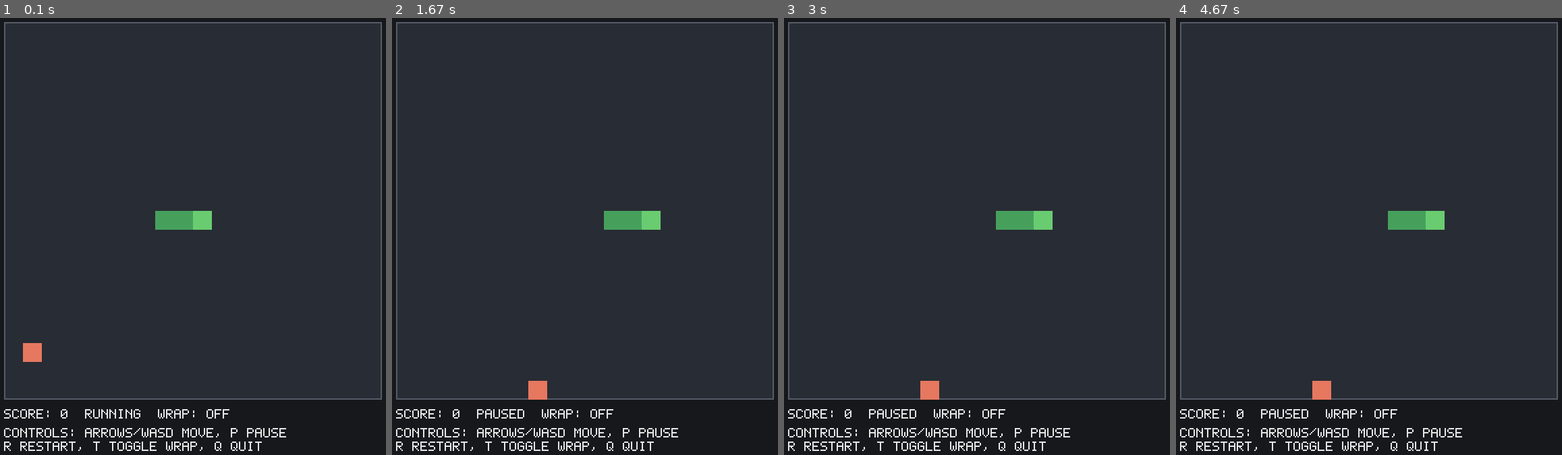
Above: before the commit, frames 1-4 (left to right).
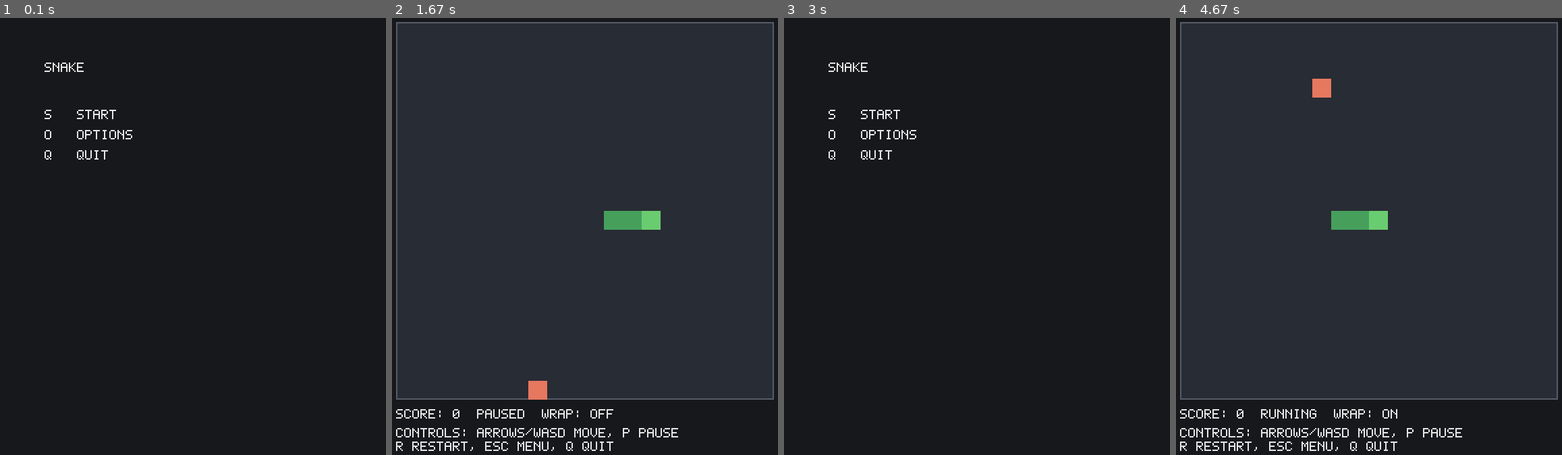
Above: after the commit, the same moments.

Repository: hruhek/snake-game
Game: pygame game, started from src/snake_game/pygame_ui.py
Same seed, same stepped clock (60 frames per second), same inputs: the game is played once before the commit and once after it.
Inputs:
- Up to frame 1 (0.1 s): no input
- Up to frame 2 (1.67 s): hold S 0.33-0.8 s; hold Right 0.33-0.8 s; hold R 0.83-1.3 s; hold Right 0.83-1.3 s; hold P from 1.33 s (still down); hold Right from 1.33 s (still down)
- Up to frame 3 (3 s): release P at 1.8 s; release Right at 1.8 s; tap Enter at 1.83 s; hold Esc 2.17-2.63 s; tap Up at 2.67 s
- Up to frame 4 (4.67 s): hold O 3-3.47 s; hold W 3.5-3.97 s; hold Up 3.5-3.97 s; hold Esc 4-4.6 s; hold Up 4-4.6 s; hold W 4-4.6 s; tap Enter at 4.63 s

The runs differ from the first frame. In frame 1, 3.7% of the frame differs, in the area x 1-99%, y 0-100%; in frame 2, 0.3%; in frame 3, 3.7%; in frame 4, 2.2%.

Commit message:
feat: add menu/options/gameover states to Pygame UI

Diff:
--- a/src/snake_game/pygame_ui.py
+++ b/src/snake_game/pygame_ui.py
@@ -15,6 +15,17 @@
     GameProtocol,
     WraparoundGameFactory,
 )
+from snake_game.settings import (
+    SPEED_TICK_INTERVALS,
+    Settings,
+    SettingsStore,
+    SpeedPreset,
+)
+
+MENU = "menu"
+OPTIONS = "options"
+PLAYING = "playing"
+GAME_OVER = "game_over"
 
 KEY_MAP = {
     pygame.K_UP: UP,
@@ -31,7 +42,6 @@
 PADDING = 20
 INFO_HEIGHT = 92
 FPS = 60
-TICK_SECONDS = 0.12
 
 COLOR_BG = (22, 24, 28)
 COLOR_GRID = (40, 44, 52)
@@ -83,10 +93,13 @@
 
 
 def _main() -> None:
+    settings_store = SettingsStore()
+    settings = settings_store.load()
+
     width = 20
     height = 20
-    wraparound_enabled = False
-    game = _create_game(wraparound_enabled, width, height)
+    wraparound_enabled = settings.wrap
+    game = _create_game(wraparound_enabled, width, height, settings.speed_preset)
     paused = False
 
     def _paused_getter() -> bool:
@@ -110,54 +123,162 @@
     clock = pygame.time.Clock()
     time_since_tick = 0.0
     running = True
-
-    _render(screen, game, paused, wraparound_enabled, grid_w, grid_h)
+    current_state = MENU
+
+    tick_interval = SPEED_TICK_INTERVALS[settings.speed_preset]
+    game_over_timer = 0.0
+
+    _render_menu(screen)
 
     while running:
         dt = clock.tick(FPS) / 1000
-        time_since_tick += dt
 
         for event in pygame.event.get():
             if event.type == pygame.QUIT:
                 running = False
             elif event.type == pygame.KEYDOWN:
-                if event.key in KEY_MAP:
-                    game.set_direction(KEY_MAP[event.key])
-                elif event.key == pygame.K_q:
-                    running = False
-                elif event.key == pygame.K_p:
-                    paused = not paused
-                    _render(screen, game, paused, wraparound_enabled, grid_w, grid_h)
-                elif event.key == pygame.K_r:
-                    game.reset()
-                    paused = False
-                    time_since_tick = 0.0
-                    _render(screen, game, paused, wraparound_enabled, grid_w, grid_h)
-                elif event.key == pygame.K_t:
-                    wraparound_enabled = not wraparound_enabled
-                    game = _create_game(wraparound_enabled, width, height)
-                    observer = _PygameObserver(
-                        screen,
-                        game,
-                        _paused_getter,
-                        _wraparound_getter,
-                        grid_w,
-                        grid_h,
-                    )
-                    game.add_observer(observer)
-                    paused = False
-                    time_since_tick = 0.0
-                    _render(screen, game, paused, wraparound_enabled, grid_w, grid_h)
-
-        if not paused and time_since_tick >= TICK_SECONDS:
-            game.step()
-            time_since_tick = 0.0
-
-        if paused:
+                if current_state == MENU:
+                    if event.key in (pygame.K_s, pygame.K_RETURN):
+                        current_state = PLAYING
+                        game = _create_game(
+                            wraparound_enabled, width, height, settings.speed_preset
+                        )
+                        game.add_observer(
+                            _PygameObserver(
+                                screen,
+                                game,
+                                _paused_getter,
+                                _wraparound_getter,
+                                grid_w,
+                                grid_h,
+                            )
+                        )
+                        paused = False
+                        time_since_tick = 0.0
+                        _render_game(
+                            screen, game, paused, wraparound_enabled, grid_w, grid_h
+                        )
+                    elif event.key in (pygame.K_o,):
+                        current_state = OPTIONS
+                        _render_options(screen, settings)
+                    elif event.key == pygame.K_q:
+                        running = False
+
+                elif current_state == OPTIONS:
+                    if event.key == pygame.K_UP:
+                        presets = list(SpeedPreset)
+                        idx = presets.index(settings.speed_preset)
+                        settings = Settings(
+                            speed_preset=presets[(idx - 1) % len(presets)],
+                            wrap=settings.wrap,
+                        )
+                        tick_interval = SPEED_TICK_INTERVALS[settings.speed_preset]
+                        settings_store.save(settings)
+                        _render_options(screen, settings)
+                    elif event.key == pygame.K_DOWN:
+                        presets = list(SpeedPreset)
+                        idx = presets.index(settings.speed_preset)
+                        settings = Settings(
+                            speed_preset=presets[(idx + 1) % len(presets)],
+                            wrap=settings.wrap,
+                        )
+                        tick_interval = SPEED_TICK_INTERVALS[settings.speed_preset]
+                        settings_store.save(settings)
+                        _render_options(screen, settings)
+                    elif event.key == pygame.K_w:
+                        settings = Settings(
+                            speed_preset=settings.speed_preset,
+                            wrap=not settings.wrap,
+                        )
+                        settings_store.save(settings)
+                        wraparound_enabled = settings.wrap
+                        _render_options(screen, settings)
+                    elif event.key in (pygame.K_ESCAPE,):
+                        current_state = MENU
+                        _render_menu(screen)
+                    elif event.key == pygame.K_q:
+                        running = False
+
+                elif current_state == PLAYING:
+                    if event.key in KEY_MAP:
+                        game.set_direction(KEY_MAP[event.key])
+                    elif event.key == pygame.K_q:
+                        running = False
+                    elif event.key == pygame.K_p:
+                        paused = not paused
+                        _render_game(
+                            screen, game, paused, wraparound_enabled, grid_w, grid_h
+                        )
+                    elif event.key == pygame.K_r:
+                        game.reset()
+                        paused = False
+                        time_since_tick = 0.0
+                        _render_game(
+                            screen, game, paused, wraparound_enabled, grid_w, grid_h
+                        )
+                    elif event.key == pygame.K_ESCAPE:
+                        current_state = MENU
+                        game_over_timer = 0.0
+                        _render_menu(screen)
+
+                elif current_state == GAME_OVER:
+                    pass
+
+        if current_state == PLAYING and not paused:
+            time_since_tick += dt
+            if time_since_tick >= tick_interval:
+                game.step()
+                time_since_tick = 0.0
+                if not game.state.alive:
+                    current_state = GAME_OVER
+                    game_over_timer = 0.0
+
+        if current_state == GAME_OVER:
+            game_over_timer += dt
+            _render_game_over(screen, game.state.score)
+            if game_over_timer >= 2.0:
+                current_state = MENU
+                _render_menu(screen)
+
+        if paused and current_state == PLAYING:
             pygame.display.flip()
 
 
-def _render(
+def _render_menu(screen: _SurfaceLike) -> None:
+    screen.fill(COLOR_BG)
+    _draw_text(screen, "SNAKE", (PADDING + 60, PADDING + 60))
+    _draw_text(screen, "S = START", (PADDING + 60, PADDING + 130))
+    _draw_text(screen, "O = OPTIONS", (PADDING + 60, PADDING + 160))
+    _draw_text(screen, "Q = QUIT", (PADDING + 60, PADDING + 190))
+    pygame.display.flip()
+
+
+def _render_options(screen: _SurfaceLike, settings: Settings) -> None:
+    screen.fill(COLOR_BG)
+    _draw_text(screen, "OPTIONS", (PADDING + 60, PADDING + 40))
+    speed_text = f"SPEED: {settings.speed_preset.value.upper()}"
+    _draw_text(screen, speed_text, (PADDING + 60, PADDING + 110))
+    _draw_text(screen, "UP/DOWN = CHANGE", (PADDING + 60, PADDING + 140))
+    wrap_text = f"WRAP: {'ON' if settings.wrap else 'OFF'}"
+    _draw_text(screen, wrap_text, (PADDING + 60, PADDING + 170))
+    _draw_text(screen, "W = TOGGLE", (PADDING + 60, PADDING + 200))
+    _draw_text(screen, "ESC = BACK  Q = QUIT", (PADDING + 60, PADDING + 240))
+    pygame.display.flip()
+
+
+def _render_game_over(screen: _SurfaceLike, score: int) -> None:
+    surface = cast(pygame.Surface, screen)
+    overlay = pygame.Surface((surface.get_width(), surface.get_height()))
+    overlay.set_alpha(200)
+    overlay.fill((0, 0, 0))
+    surface.blit(overlay, (0, 0))
+    _draw_text(screen, "GAME OVER", (PADDING + 60, PADDING + 80))
+    _draw_text(screen, f"SCORE: {score}", (PADDING + 60, PADDING + 120))
+    _draw_text(screen, "RETURNING TO MENU...", (PADDING + 60, PADDING + 160))
+    pygame.display.flip()
+
+
+def _render_game(
     screen: _SurfaceLike,
     game: GameProtocol,
     paused: bool,
@@ -197,7 +318,7 @@
     wrap_status = "ON" if wraparound_enabled else "OFF"
     status_line = f"Score: {state.score}  {status}  Wrap: {wrap_status}"
     controls_line = "Controls: arrows/WASD move, P pause"
-    controls_line_two = "R restart, T toggle wrap, Q quit"
+    controls_line_two = "R restart, ESC menu, Q quit"
     _draw_text(screen, status_line, (PADDING, PADDING + grid_h + 14))
     _draw_text(screen, controls_line, (PADDING, PADDING + grid_h + 42))
     _draw_text(screen, controls_line_two, (PADDING, PADDING + grid_h + 62))
@@ -205,9 +326,26 @@
     pygame.display.flip()
 
 
-def _create_game(wraparound_enabled: bool, width: int, height: int) -> GameProtocol:
+def _render(
+    screen: _SurfaceLike,
+    game: GameProtocol,
+    paused: bool,
+    wraparound_enabled: bool,
+    grid_w: int,
+    grid_h: int,
+) -> None:
+    _render_game(screen, game, paused, wraparound_enabled, grid_w, grid_h)
+
+
+def _create_game(
+    wraparound_enabled: bool,
+    width: int,
+    height: int,
+    speed: SpeedPreset = SpeedPreset.NORMAL,
+) -> GameProtocol:
     factory = WraparoundGameFactory() if wraparound_enabled else GameFactory()
-    return factory.create(width=width, height=height)
+    tick_interval = SPEED_TICK_INTERVALS[speed]
+    return factory.create(width=width, height=height, tick_interval=tick_interval)
 
 
 def _draw_rect(
--- a/tests/test_pygame_ui.py
+++ b/tests/test_pygame_ui.py
@@ -39,6 +39,12 @@
     monkeypatch.setattr(ui.pygame.event, "get", fake_events)
     monkeypatch.setattr(ui.pygame.time, "Clock", lambda: FakeClock())
     monkeypatch.setattr(ui, "_render", lambda *_args, **_kwargs: None)
+    monkeypatch.setattr(ui, "_render_menu", lambda *_args, **_kwargs: None)
+    monkeypatch.setattr(ui, "_render_options", lambda *_args, **_kwargs: None)
+    monkeypatch.setattr(ui, "_render_game_over", lambda *_args, **_kwargs: None)
+    monkeypatch.setattr(ui, "_render_game", lambda *_args, **_kwargs: None)
+    monkeypatch.setattr(ui.SettingsStore, "load", lambda *args, **kwargs: ui.Settings())
+    monkeypatch.setattr(ui.SettingsStore, "save", lambda *args, **kwargs: None)
 
 
 def test_run_calls_init_and_quit(monkeypatch):
@@ -70,6 +76,7 @@
 
     def fake_events():
         return [
+            SimpleNamespace(type=ui.pygame.KEYDOWN, key=ui.pygame.K_s),
             SimpleNamespace(type=ui.pygame.KEYDOWN, key=ui.pygame.K_UP),
             SimpleNamespace(type=ui.pygame.KEYDOWN, key=ui.pygame.K_p),
             SimpleNamespace(type=ui.pygame.KEYDOWN, key=ui.pygame.K_r),
@@ -91,7 +98,10 @@
     surface = FakeSurface()
 
     def fake_events():
-        return [SimpleNamespace(type=ui.pygame.QUIT)]
+        return [
+            SimpleNamespace(type=ui.pygame.KEYDOWN, key=ui.pygame.K_s),
+            SimpleNamespace(type=ui.pygame.QUIT),
+        ]
 
     patch_main_dependencies(
         monkeypatch, fake_game, surface, fake_events, factory_for_game
@@ -109,6 +119,7 @@
 
     def fake_events():
         return [
+            SimpleNamespace(type=ui.pygame.KEYDOWN, key=ui.pygame.K_s),
             SimpleNamespace(type=ui.pygame.KEYDOWN, key=ui.pygame.K_p),
             SimpleNamespace(type=ui.pygame.QUIT),
         ]
@@ -126,42 +137,22 @@
     assert flips["count"] >= 1
 
 
-def test_main_toggles_wraparound(monkeypatch, fake_game_factory):
-    standard_game = fake_game_factory(snake=((2, 2),))
-    wrap_game = fake_game_factory(snake=((3, 2),))
-    surface = FakeSurface()
-    calls = {"standard": 0, "wrap": 0}
-
-    class StandardFactory:
-        def create(self, width=20, height=15, seed=None):
-            del width, height, seed
-            calls["standard"] += 1
-            return standard_game
-
-    class WrapFactory:
-        def create(self, width=20, height=15, seed=None):
-            del width, height, seed
-            calls["wrap"] += 1
-            return wrap_game
-
-    def fake_events():
-        return [
-            SimpleNamespace(type=ui.pygame.KEYDOWN, key=ui.pygame.K_t),
+def test_main_navigates_to_options(monkeypatch, fake_game_factory, factory_for_game):
+    fake_game = fake_game_factory(snake=((2, 2),))
+    surface = FakeSurface()
+
+    def fake_events():
+        return [
+            SimpleNamespace(type=ui.pygame.KEYDOWN, key=ui.pygame.K_o),
+            SimpleNamespace(type=ui.pygame.KEYDOWN, key=ui.pygame.K_ESCAPE),
             SimpleNamespace(type=ui.pygame.KEYDOWN, key=ui.pygame.K_q),
         ]
 
-    monkeypatch.setattr(ui, "GameFactory", StandardFactory)
-    monkeypatch.setattr(ui, "WraparoundGameFactory", WrapFactory)
-    monkeypatch.setattr(ui.pygame.display, "set_mode", lambda *_args: surface)
-    monkeypatch.setattr(ui.pygame.display, "set_caption", lambda *_args: None)
-    monkeypatch.setattr(ui.pygame.event, "get", fake_events)
-    monkeypatch.setattr(ui.pygame.time, "Clock", lambda: FakeClock())
-    monkeypatch.setattr(ui, "_render", lambda *_args, **_kwargs: None)
-
-    ui._main()
-
-    assert calls["standard"] == 1
-    assert calls["wrap"] == 1
+    patch_main_dependencies(
+        monkeypatch, fake_game, surface, fake_events, factory_for_game
+    )
+
+    ui._main()
 
 
 def test_render_status_and_food(monkeypatch):
@@ -196,7 +187,7 @@
 
     assert any("PAUSED" in text for text in drawn_text)
     assert any("Wrap: ON" in text for text in drawn_text)
-    assert any("toggle wrap" in text for text in drawn_text)
+    assert any("ESC menu" in text for text in drawn_text)
     assert any(color == ui.COLOR_FOOD for color, _width in rect_calls)
 
     rect_calls.clear()
@@ -228,6 +219,15 @@
     assert calls == [("HI", (2, 3), ui.COLOR_TEXT)]
 
 
+def test_pygame_state_constants_defined():
+    from snake_game.pygame_ui import GAME_OVER, MENU, OPTIONS, PLAYING
+
+    assert MENU == "menu"
+    assert OPTIONS == "options"
+    assert PLAYING == "playing"
+    assert GAME_OVER == "game_over"
+
+
 def test_draw_bitmap_text(monkeypatch):
     rect_calls = []
 
@@ -239,3 +239,156 @@
 
     ui._draw_bitmap_text(FakeSurface(), "A?", (0, 0), ui.COLOR_TEXT)
     assert rect_calls
+
+
+def test_render_menu_draws_title_and_options(monkeypatch):
+    drawn_text = []
+
+    def fake_draw_text(_screen, text, _pos):
+        drawn_text.append(text)
+
+    monkeypatch.setattr(ui.pygame, "Rect", FakeRect)
+    monkeypatch.setattr(ui.pygame.draw, "rect", lambda *_args, **_kwargs: None)
+    monkeypatch.setattr(ui.pygame.display, "flip", lambda: None)
+    monkeypatch.setattr(ui, "_draw_text", fake_draw_text)
+
+    ui._render_menu(FakeSurface())
+
+    assert any("SNAKE" in text for text in drawn_text)
+    assert any("START" in text for text in drawn_text)
+    assert any("OPTIONS" in text for text in drawn_text)
+    assert any("QUIT" in text for text in drawn_text)
+
+
+def test_render_options_draws_speed_and_wrap(monkeypatch):
+    drawn_text = []
+
+    def fake_draw_text(_screen, text, _pos):
+        drawn_text.append(text)
+
+    monkeypatch.setattr(ui.pygame, "Rect", FakeRect)
+    monkeypatch.setattr(ui.pygame.draw, "rect", lambda *_args, **_kwargs: None)
+    monkeypatch.setattr(ui.pygame.display, "flip", lambda: None)
+    monkeypatch.setattr(ui, "_draw_text", fake_draw_text)
+
+    from snake_game.settings import Settings, SpeedPreset
+
+    settings = Settings(speed_preset=SpeedPreset.NORMAL, wrap=False)
+    ui._render_options(FakeSurface(), settings)
+
+    assert any("OPTIONS" in text for text in drawn_text)
+    assert any("SPEED" in text for text in drawn_text)
+    assert any("NORMAL" in text for text in drawn_text)
+    assert any("WRAP" in text for text in drawn_text)
+    assert any("OFF" in text for text in drawn_text)
+
+
+def test_render_game_over_shows_score_and_message(monkeypatch):
+    drawn_text = []
+
+    def fake_draw_text(_screen, text, _pos):
+        drawn_text.append(text)
+
+    monkeypatch.setattr(ui.pygame, "Rect", FakeRect)
+    monkeypatch.setattr(ui.pygame.draw, "rect", lambda *_args, **_kwargs: None)
+    monkeypatch.setattr(ui.pygame.display, "flip", lambda: None)
+    monkeypatch.setattr(ui, "_draw_text", fake_draw_text)
+
+    class FakeSurfaceWithDims:
+        def __init__(self):
+            self.fill_calls = []
+
+        def fill(self, color):
+            self.fill_calls.append(color)
+
+        def get_width(self):
+            return 600
+
+        def get_height(self):
+            return 600
+
+        def blit(self, *args, **kwargs):
+            pass
+
+        def set_alpha(self, *args, **kwargs):
+            pass
+
+    monkeypatch.setattr(
+        ui.pygame, "Surface", lambda *args, **kwargs: FakeSurfaceWithDims()
+    )
+
+    ui._render_game_over(FakeSurfaceWithDims(), 42)
+
+    assert any("GAME OVER" in text for text in drawn_text)
+    assert any("42" in text for text in drawn_text)
+    assert any("RETURNING" in text for text in drawn_text)
+
+
+def test_options_state_changes_speed_and_wrap(
+    monkeypatch, fake_game_factory, factory_for_game
+):
+    fake_game = fake_game_factory(snake=((2, 2),))
+    surface = FakeSurface()
+    saved_settings = {}
+
+    class FakeSettingsStore:
+        def load(self):
+            from snake_game.settings import Settings, SpeedPreset
+
+            return Settings(speed_preset=SpeedPreset.NORMAL, wrap=False)
+
+        def save(self, settings):
+            saved_settings["speed_preset"] = settings.speed_preset
+            saved_settings["wrap"] = settings.wrap
+
+    def fake_events():
+        return [
+            SimpleNamespace(type=ui.pygame.KEYDOWN, key=ui.pygame.K_o),
+            SimpleNamespace(type=ui.pygame.KEYDOWN, key=ui.pygame.K_DOWN),
+            SimpleNamespace(type=ui.pygame.KEYDOWN, key=ui.pygame.K_w),
+            SimpleNamespace(type=ui.pygame.KEYDOWN, key=ui.pygame.K_q),
+        ]
+
+    patch_main_dependencies(
+        monkeypatch, fake_game, surface, fake_events, factory_for_game
+    )
+    monkeypatch.setattr(ui, "SettingsStore", FakeSettingsStore)
+
+    ui._main()
+
+    assert saved_settings.get("speed_preset") == ui.SpeedPreset.FAST
+    assert saved_settings.get("wrap")
+
+
+def test_options_state_cycles_speed_up(
+    monkeypatch, fake_game_factory, factory_for_game
+):
+    fake_game = fake_game_factory(snake=((2, 2),))
+    surface = FakeSurface()
+    saved_settings = {}
+
+    class FakeSettingsStore:
+        def load(self):
+            from snake_game.settings import Settings, SpeedPreset
+
+            return Settings(speed_preset=SpeedPreset.NORMAL, wrap=False)
+
+        def save(self, settings):
+            saved_settings["speed_preset"] = settings.speed_preset
+            saved_settings["wrap"] = settings.wrap
+
+    def fake_events():
+        return [
+            SimpleNamespace(type=ui.pygame.KEYDOWN, key=ui.pygame.K_o),
+            SimpleNamespace(type=ui.pygame.KEYDOWN, key=ui.pygame.K_UP),
+            SimpleNamespace(type=ui.pygame.KEYDOWN, key=ui.pygame.K_q),
+        ]
+
+    patch_main_dependencies(
+        monkeypatch, fake_game, surface, fake_events, factory_for_game
+    )
+    monkeypatch.setattr(ui, "SettingsStore", FakeSettingsStore)
+
+    ui._main()
+
+    assert saved_settings.get("speed_preset") == ui.SpeedPreset.SLOW
--- a/tests/test_support.py
+++ b/tests/test_support.py
@@ -59,8 +59,14 @@
 
 def make_factory_class(game: GameProtocol) -> type:
     class FakeFactory:
-        def create(self, width: int = 20, height: int = 15, seed: int | None = None):
-            del width, height, seed
+        def create(
+            self,
+            width: int = 20,
+            height: int = 15,
+            seed: int | None = None,
+            tick_interval: float = 0.12,
+        ):
+            del width, height, seed, tick_interval
             return game
 
     return FakeFactory
